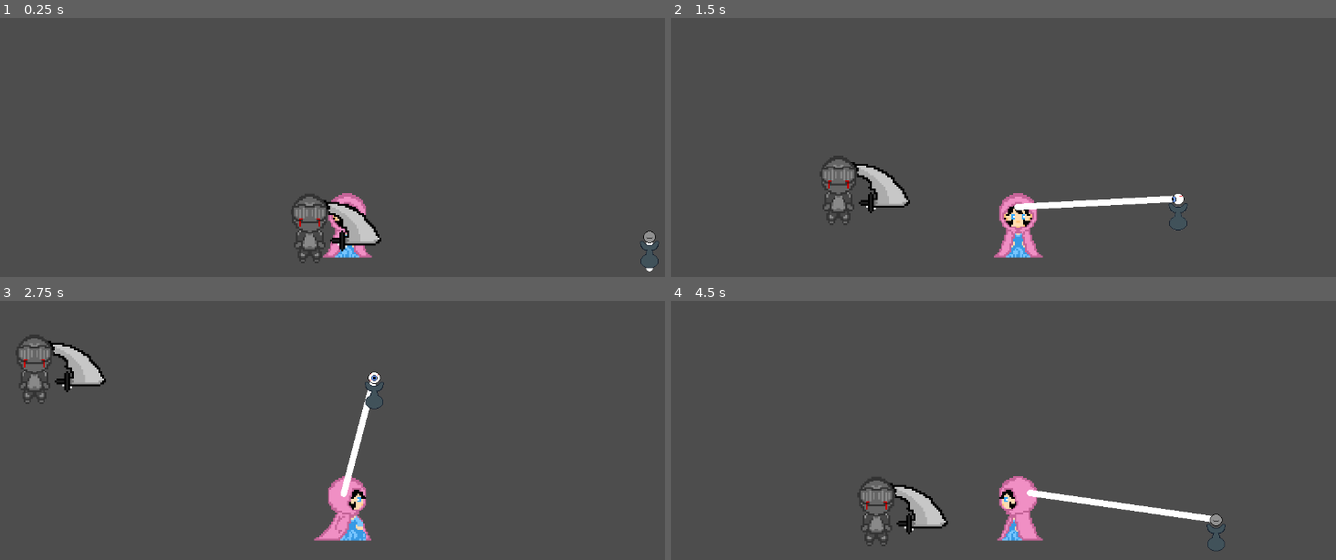
Above: before the commit, frames 1-4 (two rows, left to right).
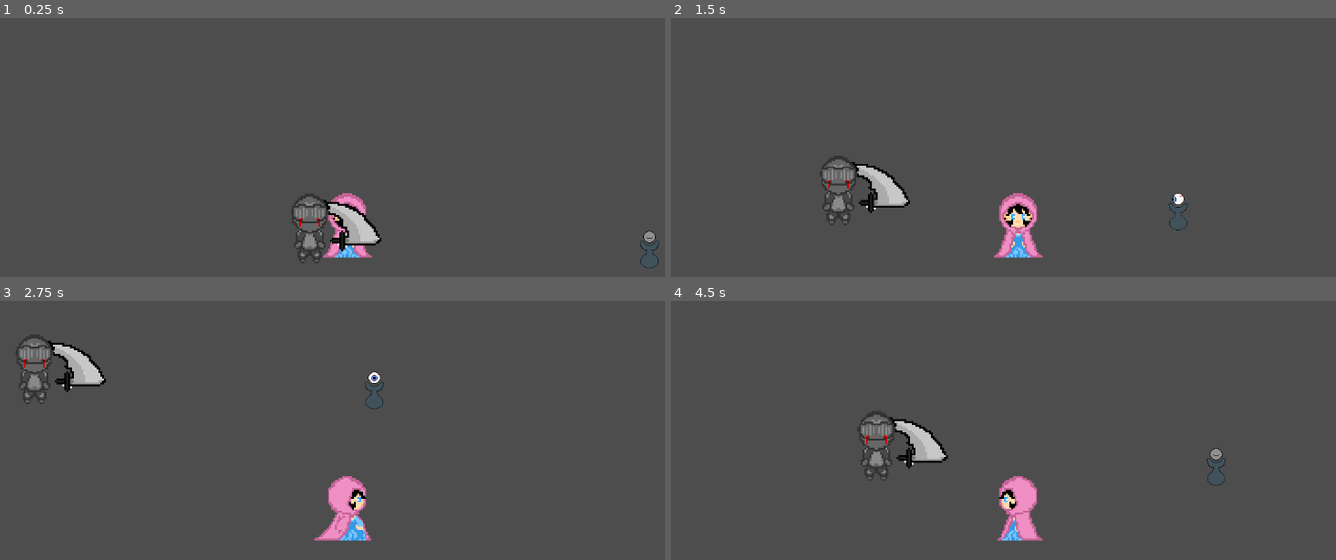
Above: after the commit, the same moments.

Repository: JasonJ13/blind_love
Game: Godot game, scene res://Scenes/Test/Test_Celia.tscn
The game is run twice, just before and just after one commit, with the same random seed, the same clock (stepped at 60 frames per second) and the same inputs. The project has no main scene, so this scene is started directly.
Inputs:
- Up to frame 1 (0.25 s): no input
- Up to frame 2 (1.5 s): tap Enter (ui_accept) at 0.5, 0.77 s; hold Right (ui_right) 0.53-1.28 s; hold Down (ui_down) from 1.28 s (still down)
- Up to frame 3 (2.75 s): tap Enter (ui_accept) at 1.52 s; release Down (ui_down) at 2.03 s; hold Right (ui_right) from 2.03 s (still down)
- Up to frame 4 (4.5 s): release Right (ui_right) at 2.78 s; hold Up (ui_up) 2.78-3.53 s; tap Enter (ui_accept) at 3.02, 3.77 s; hold Left (ui_left) from 3.53 s (still down)

The runs differ from the first frame. In frame 1, less than 0.1% of the frame differs, in the area x 97-99%, y 86-98%; in frame 2, 0.6%; in frame 3, 0.4%; in frame 4, 4.3%, in the area x 28-84%, y 42-97%.

Commit message:
Revert "Merge branch 'main' into Jason"
This reverts commit 9170c85119cecee70912b7a94cb7d481d5f38d29, reversing
changes made to bdc702281aa06c37f8a52cfa8ddca1cb3373d59d.

Diff:
--- a/game-godot/Scenes/Character/Knight.tscn
+++ b/game-godot/Scenes/Character/Knight.tscn
@@ -210,7 +210,6 @@
 }
 
 [node name="Knight" type="CharacterBody2D"]
-collision_mask = 5
 script = ExtResource("1_sv1xq")
 
 [node name="center" type="CollisionShape2D" parent="."]
--- a/game-godot/Scenes/Trap/Tour.tscn
+++ b/game-godot/Scenes/Trap/Tour.tscn
@@ -1,12 +1,9 @@
-[gd_scene load_steps=22 format=3 uid="uid://cubwx1ohu5orf"]
+[gd_scene load_steps=19 format=3 uid="uid://cubwx1ohu5orf"]
 
 [ext_resource type="Texture2D" uid="uid://bfgkperm3wwr1" path="res://Assets/Tour+oeil/TourBack.png" id="1_2445m"]
 [ext_resource type="Script" uid="uid://much4b7hvq1q" path="res://Scripts/Trap/tour.gd" id="1_dd7vw"]
 [ext_resource type="Texture2D" uid="uid://bfd1xc46ai83o" path="res://Assets/Tour+oeil/TourOeilFront.png" id="2_dd7vw"]
-[ext_resource type="Script" uid="uid://bfrsqxlpxt7g6" path="res://Scripts/lumière.gd" id="2_esq5d"]
 [ext_resource type="Texture2D" uid="uid://tppwc3xo0uv1" path="res://Assets/Tour+oeil/TourOeilL45.png" id="3_esq5d"]
-[ext_resource type="AudioStream" uid="uid://dxq5v70l0e6in" path="res://Assets/sons/tourCharge.wav" id="3_qvv6y"]
-[ext_resource type="AudioStream" uid="uid://y8r4fwxtbglr" path="res://Assets/sons/tourShoot.wav" id="4_qqeo2"]
 [ext_resource type="Texture2D" uid="uid://dpplr3oapgvn8" path="res://Assets/Tour+oeil/TourOeilL90.png" id="4_qvv6y"]
 [ext_resource type="Texture2D" uid="uid://vqyg3usgj0gv" path="res://Assets/Tour+oeil/TourOeilR45.png" id="5_qqeo2"]
 [ext_resource type="Texture2D" uid="uid://cb6v148g4xhui" path="res://Assets/Tour+oeil/TourOeilR90.png" id="6_3m88o"]
@@ -106,25 +103,7 @@
 radius = 256.4995
 
 [node name="Tour" type="StaticBody2D"]
-collision_layer = 6
-collision_mask = 5
 script = ExtResource("1_dd7vw")
-
-[node name="Lumière" type="RayCast2D" parent="."]
-position = Vector2(0, -20)
-collision_mask = 5
-script = ExtResource("2_esq5d")
-
-[node name="Line2D" type="Line2D" parent="Lumière"]
-points = PackedVector2Array(0, 0, 0, 50)
-begin_cap_mode = 2
-end_cap_mode = 2
-
-[node name="charge" type="AudioStreamPlayer" parent="Lumière"]
-stream = ExtResource("3_qvv6y")
-
-[node name="attaque" type="AudioStreamPlayer" parent="Lumière"]
-stream = ExtResource("4_qqeo2")
 
 [node name="CollisionShape2D" type="CollisionShape2D" parent="."]
 position = Vector2(0, 0.5)
@@ -141,5 +120,9 @@
 shape = SubResource("CircleShape2D_2445m")
 debug_color = Color(0.5809074, 0.023080777, 0.02231568, 0.41960785)
 
+[node name="Lumière" type="RayCast2D" parent="."]
+
+[node name="Rayon laser" type="RayCast2D" parent="."]
+
 [connection signal="body_entered" from="Zone_detection" to="." method="_on_zone_detection_body_entered"]
 [connection signal="body_exited" from="Zone_detection" to="." method="_on_zone_detection_body_exited"]
--- a/game-godot/Scenes/Trap/pics.tscn
+++ b/game-godot/Scenes/Trap/pics.tscn
@@ -38,7 +38,7 @@
 size = Vector2(28, 28)
 
 [node name="Pics" type="StaticBody2D"]
-collision_layer = 2
+collision_layer = 0
 collision_mask = 0
 script = ExtResource("1_ynrgr")
 
@@ -50,7 +50,6 @@
 shape = SubResource("RectangleShape2D_12dir")
 
 [node name="Zone_detection" type="Area2D" parent="."]
-collision_layer = 2
 
 [node name="CollisionShape2D" type="CollisionShape2D" parent="Zone_detection"]
 shape = SubResource("RectangleShape2D_ynrgr")
--- a/game-godot/Scripts/Trap/tour.gd
+++ b/game-godot/Scripts/Trap/tour.gd
@@ -2,27 +2,24 @@
 
 
 @onready var sprite: AnimatedSprite2D = $AnimatedSprite2D
-@onready var lumiere: RayCast2D = $Lumière
 
 var cibles: Array[CharacterBody2D]
 var current_cible:CharacterBody2D
 
 var cible_in_sight=false
-var attack_delay=4
+var attack_delay=3
 enum STATE{SLEEP,WATCH,ATTACK}
 var current_state=STATE.SLEEP
 var timer:Timer = Timer.new()
 
 func _ready() -> void:
 	active=false
-	add_child(timer)
+	timer.stop()
 	timer.timeout.connect(self.change_state.bind(STATE.ATTACK))
 
 func _process(_delta:float):
 	match current_state:
 		STATE.SLEEP:
-			lumiere.is_casting=false
-			lumiere.current_state=lumiere.STATE.rest
 			if len(cibles)>0:
 				for c in cibles:
 					sight_check(c)
@@ -31,15 +28,10 @@
 						change_state(STATE.WATCH)
 						pass
 		STATE.WATCH:
-
 			sight_check(current_cible)
 			if cible_in_sight:
 				var regard = global_position-current_cible.global_position
 				var angle = rad_to_deg(regard.angle())
-				lumiere.direction=regard
-				lumiere.is_casting=true
-				lumiere.current_state=lumiere.STATE.charge
-
 				#méthode de galérienne car je sais pas utilser animation player
 				if angle>-15 and angle<40:
 					sprite.play("left90")
@@ -62,34 +54,7 @@
 			else:
 				change_state(STATE.SLEEP)
 		STATE.ATTACK:
-			sight_check(current_cible)
-			if cible_in_sight:
-				var regard = global_position-current_cible.global_position
-				var angle = rad_to_deg(regard.angle())
-				lumiere.direction=regard
-				lumiere.is_casting=true
-				lumiere.current_state=lumiere.STATE.attaque
-				#méthode de galérienne car je sais pas utilser animation player
-				if angle>-15 and angle<40:
-					sprite.play("left90")
-				elif angle<-165 or angle>140:
-					sprite.play("right90")
-				elif angle>0:
-					sprite.play("back")
-				elif angle<-75 and angle>-105:
-					sprite.play("front")
-				elif angle<-15 and angle>-100:
-					sprite.play("left45")
-				else:
-					sprite.play("right45")
-				current_cible=cibles[0]
-			elif len(cibles)>1:
-				current_cible=cibles[1]
-				sight_check(current_cible)
-				if !cible_in_sight:
-					change_state(STATE.SLEEP)
-			else:
-				change_state(STATE.SLEEP)
+			print("attaque")
 
 
 func sight_check(body:CharacterBody2D):
@@ -97,25 +62,26 @@
 	var space_state=get_world_2d().direct_space_state
 	var sightParameters=PhysicsRayQueryParameters2D.create(global_position,body.global_position,collision_mask,[self])
 	var sight=space_state.intersect_ray(sightParameters)
+	print(sight)
 	if len(sight)>0 and sight["collider"] is CharacterBody2D :
 		cible_in_sight=true
 	else:
-		cible_in_sight=false
+		cible_in_sight=true
 
 func change_state(state):
 	current_state=state
 	if current_state==STATE.WATCH:
 		timer.start(attack_delay)
-	if current_state!=STATE.WATCH:
+	if current_state!=STATE.WATCH and timer:
 		timer.stop()
 
 func sleep():
 	desactivate()
 	sprite.play("sleep")
-	lumiere.is_casting=false
 
 func _on_zone_detection_body_entered(body: Node2D) -> void:
 	if body is CharacterBody2D:
+		print("body_enter")
 		cibles.append(body)
 		current_cible=cibles[0]
 		sight_check(body)
@@ -126,6 +92,7 @@
 
 func _on_zone_detection_body_exited(body: Node2D) -> void:
 	if body is CharacterBody2D:
+		print("body out")
 		cibles.erase(body)
 		if len(cibles)==0:
 			change_state(STATE.SLEEP)
--- a/game-godot/Scripts/lumière.gd
+++ /dev/null
@@ -1,47 +0,0 @@
-extends RayCast2D
-
-@export var cast_speed = 0.01 #bruh
-@export var max_length = 400
-
-@onready var line_2d: Line2D = $Line2D
-@onready var charge_audio: AudioStreamPlayer = $charge
-@onready var attaque_audio: AudioStreamPlayer = $attaque
-
-var direction:Vector2
-
-enum STATE{charge,attaque,rest}
-
-var current_state:STATE
-
-
-func _physics_process(delta: float) -> void:
-	if direction:
-		match current_state:
-			STATE.charge:
-				if !charge_audio.is_playing():
-					charge_audio.play()
-				line_2d.default_color=Color.WHITE
-			STATE.attaque:
-				line_2d.default_color=Color.DARK_RED
-				if !attaque_audio.is_playing():
-					attaque_audio.play()
-			STATE.rest:
-				charge_audio.stop()
-
-		target_position=(target_position.normalized()-direction)
-		target_position.x=move_toward(target_position.x,
-		max_length,
-		cast_speed*delta)
-	line_2d.points[1]=target_position
-
-
-@export var is_casting := false: set = set_is_casting
-
-func set_is_casting(new_value:bool):
-	if is_casting==new_value:
-		return
-	is_casting=new_value
-	set_physics_process(is_casting)
-
-	if is_casting==false:
-		target_position.x=0
--- a/game-godot/project.godot
+++ b/game-godot/project.godot
@@ -57,12 +57,6 @@
 ]
 }
 
-[layer_names]
-
-2d_physics/layer_1="Body"
-2d_physics/layer_2="Trap"
-2d_physics/layer_3="Wall"
-
 [rendering]
 
 textures/canvas_textures/default_texture_filter=0
Not shown, removed: game-godot/Assets/sons/tourCharge.wav.import
Not shown, removed: game-godot/Assets/sons/tourShoot.wav.import
Not shown, removed: game-godot/Scripts/lumière.gd.uid
Not shown, removed: game-godot/Assets/sons/tourCharge.wav
Not shown, removed: game-godot/Assets/sons/tourShoot.wav
Not shown, removed: game-godot/Scenes/Test_Celia.tscn6212166326.tmp
